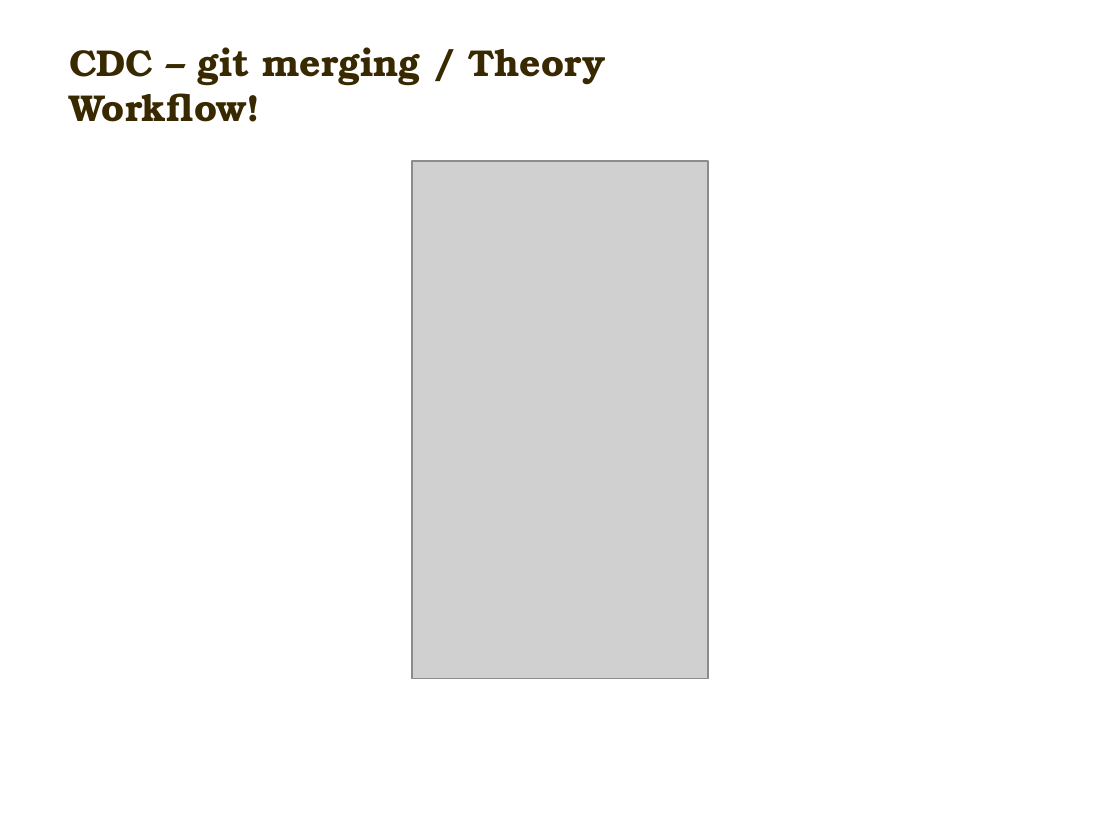
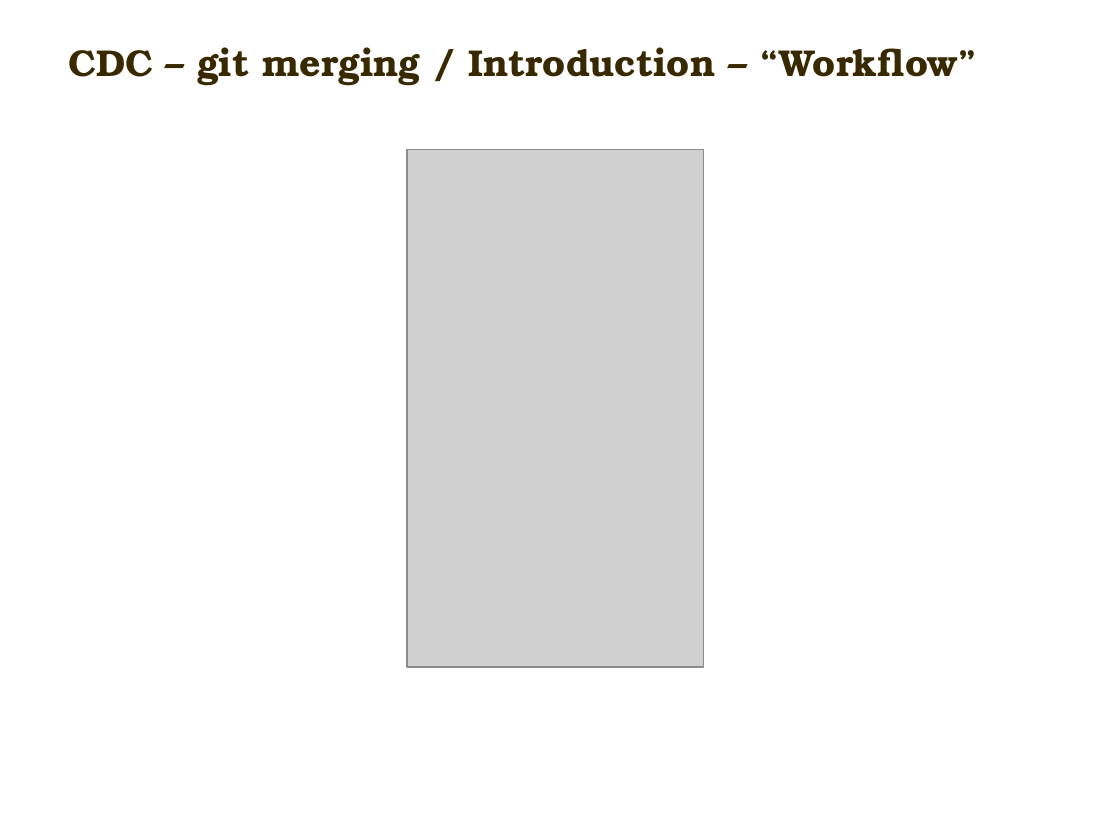
Before and after one commit to carlmitrais/wisdom, a slide deck: slide 3 of cdc_git_ws1.pptx. Drawn at 1120x840 pixels with LibreOffice and Linux fonts; fonts in the diff are those of the drawing; grey boxes stand for pictures; background and template pictures are left out. Boxes give left, top, right and bottom in pixels: in the first picture for what was removed or moved away, otherwise in the second. Text is boxed around its words. In the diff, an @@ line names an element or a change of style, - is before the commit and + after.

Commit message:
changed workflow to basic merge and took rebase as additional

```diff
--- a/cdc_git_ws1.pptx
+++ b/cdc_git_ws1.pptx
@@ text at <box>69,47,978,86</box>: text changed @@
-CDC – git merging / Theory
-Workflow!
+CDC – git merging / Introduction – “Workflow”
@@ picture: place and size @@
-picture at <box>412,161,708,678</box>
+picture at <box>408,149,703,666</box>
```
Also in this commit, not shown: 12 other slides changed, 2 slides added.
